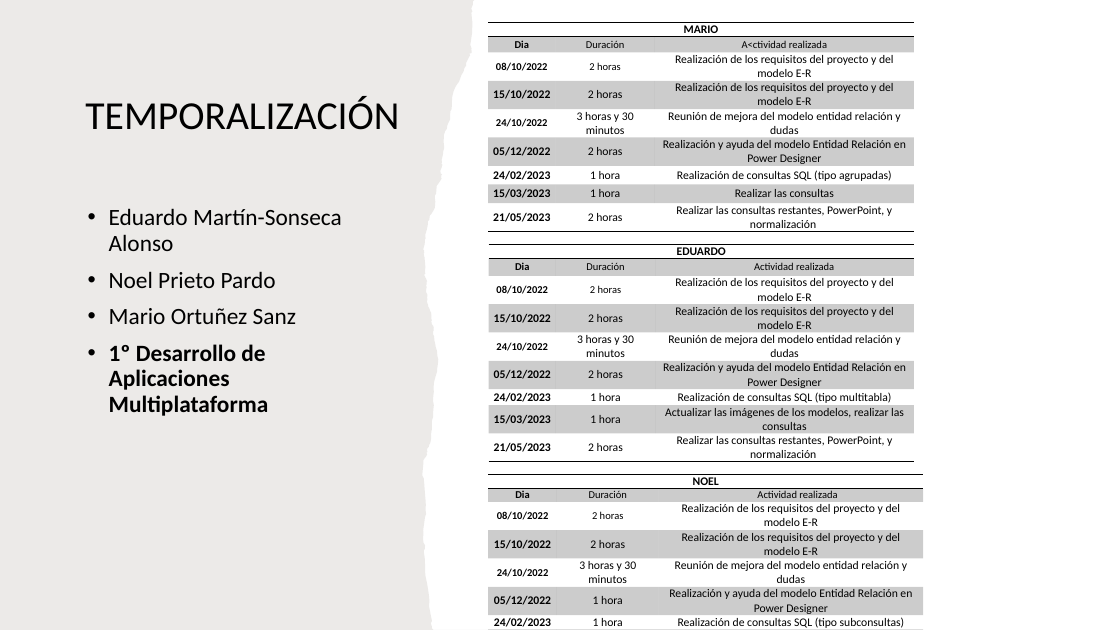
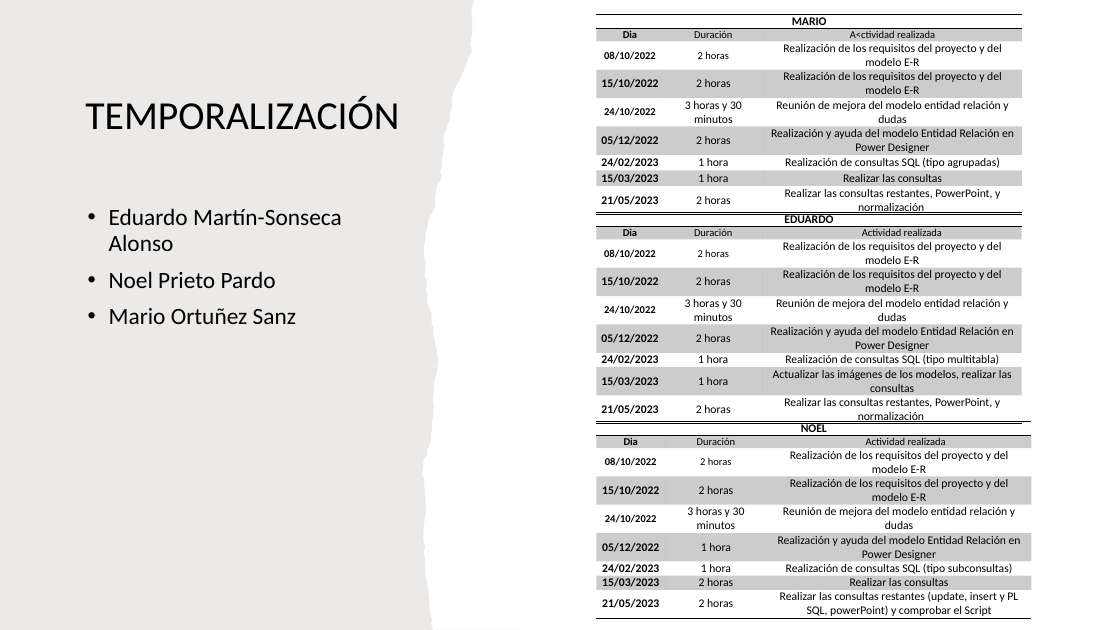
Before and after one commit to maraloeDev/Proyecto-de-Bases-de-Datos, a slide deck: slide 20 of Docs/Finales/Defensa proyecto intermodular.pptx. Drawn at 1120x630 pixels with LibreOffice and Linux fonts; fonts in the diff are those of the drawing. Boxes give left, top, right and bottom in pixels: in the first picture for what was removed or moved away, otherwise in the second. Text is boxed around its words. In the diff, an @@ line names an element or a change of style, - is before the commit and + after.

```diff
--- a/Docs/Finales/Defensa proyecto intermodular.pptx
+++ b/Docs/Finales/Defensa proyecto intermodular.pptx
@@ table resized from (x1=488, y1=23, x2=913, y2=232) to (x1=597, y1=14, x2=1022, y2=521) @@
@@ table resized from (x1=489, y1=245, x2=914, y2=466) to (x1=597, y1=213, x2=1022, y2=426) @@
@@ text at (x1=109, y1=344, x2=269, y2=416): paragraph removed @@
-• 1º Desarrollo de Aplicaciones Multiplataforma
@@ table resized from (x1=488, y1=475, x2=923, y2=630) to (x1=597, y1=421, x2=1032, y2=620) @@
```
Also in this commit, not shown: 4 other slides changed.
